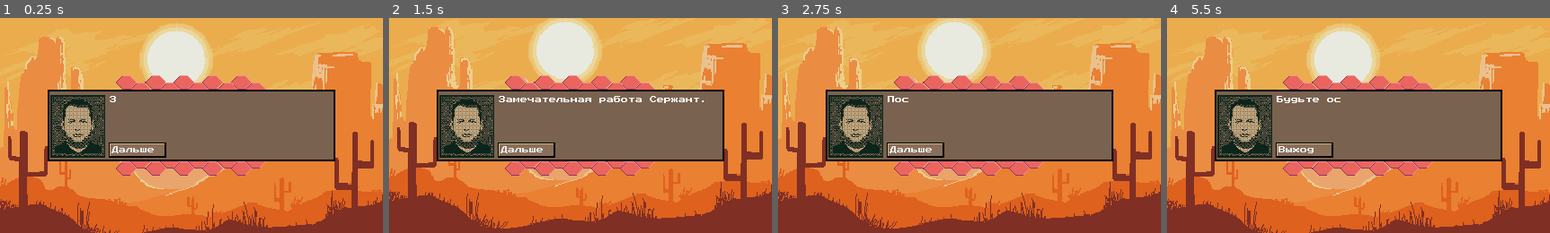
Above: before the commit, frames 1-4 (left to right).
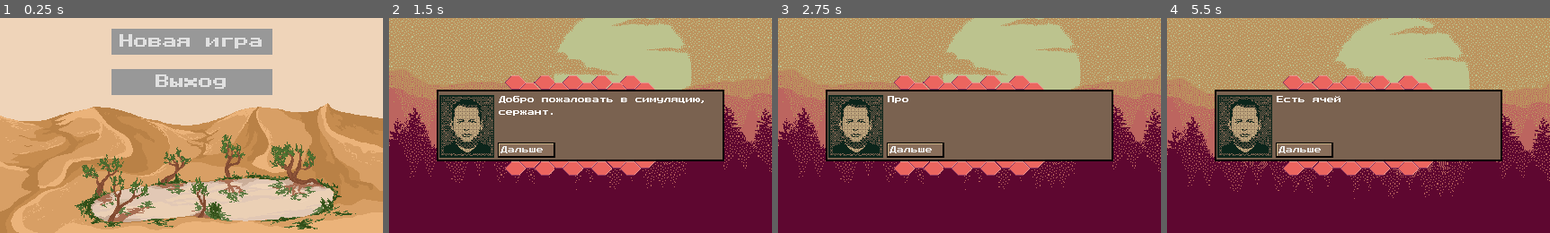
Above: after the commit, the same moments.

Repository: vitalya-dev/Frank
Game: Godot game, scene res://Scenes/Game.tscn
Same seed, same stepped clock (60 frames per second), same inputs: the game is played once before the commit and once after it. Sound files missing from this copy of the repository are replaced by a short silence.
Inputs (mouse positions are in pixels of both pictures, inside the frame that each line leads up to):
- Up to frame 1 (0.25 s): no input
- Up to frame 2 (1.5 s): click (580, 41) at 0.5 s, where only the run after the commit has a clickable "Новая игра"; click "Дальше" at 1.25 s
- Up to frame 3 (2.75 s): click "Дальше" at 2 s
- Up to frame 4 (5.5 s): click "Дальше" at 2.75 s; tap Enter at 3.5 s; move the mouse to (1293, 82) at 3.52 s; click (1293, 82) at 3.67 s; move the mouse to (1324, 82) at 4.27 s; click (1324, 82) at 4.42 s; move the mouse to (1350, 82) at 5.02 s; click (1350, 82) at 5.17 s

The runs differ from the first frame. In frame 1, 99% of the frame differs, in the area x 0-100%, y 0-100%; in frame 2, 72%; in frame 3, 71%; in frame 4, 71%.

Commit message:
Some Working.

Diff:
--- a/Scenes/Game.gd
+++ b/Scenes/Game.gd
@@ -10,7 +10,7 @@
 	'res://Scenes/Level_2/Level_2.tscn', 'res://Scenes/Level_3/Level_3.tscn', 'res://Scenes/Level_4/Level_4.tscn'
 ]
 
-var current_level = 4
+var current_level = 0
 
 # Called when the node enters the scene tree for the first time.
 func _ready():
--- a/Scenes/Shared/BaseLevel.gd
+++ b/Scenes/Shared/BaseLevel.gd
@@ -1,7 +1,7 @@
 extends Control
 
 # Declare member variables here. Examples
-export(int) var scores_in_sec = 1
+export(int) var scores_in_sec = 10
 export(int) var mines = 5
 export (int) var bg_frame = 0
 
--- a/default_bus_layout.tres
+++ b/default_bus_layout.tres
@@ -1,14 +1,3 @@
-[gd_resource type="AudioBusLayout" load_steps=2 format=2]
-
-[sub_resource type="AudioEffectSpectrumAnalyzer" id=1]
-resource_name = "SpectrumAnalyzer"
+[gd_resource type="AudioBusLayout" format=2]
 
 [resource]
-bus/1/name = "Heart"
-bus/1/solo = false
-bus/1/mute = false
-bus/1/bypass_fx = false
-bus/1/volume_db = 0.0
-bus/1/send = "Master"
-bus/1/effect/0/effect = SubResource( 1 )
-bus/1/effect/0/enabled = true
Not shown, changed: Assets/Sounds/8 Bit Adventure.mp3
Not shown, changed: Assets/Sounds/Algar - Demomans Adventure-204087543.mp3
Not shown, changed: Assets/Sounds/Mimosa-697049527.mp3
Not shown, changed: Assets/Sounds/ahoe.mp3
